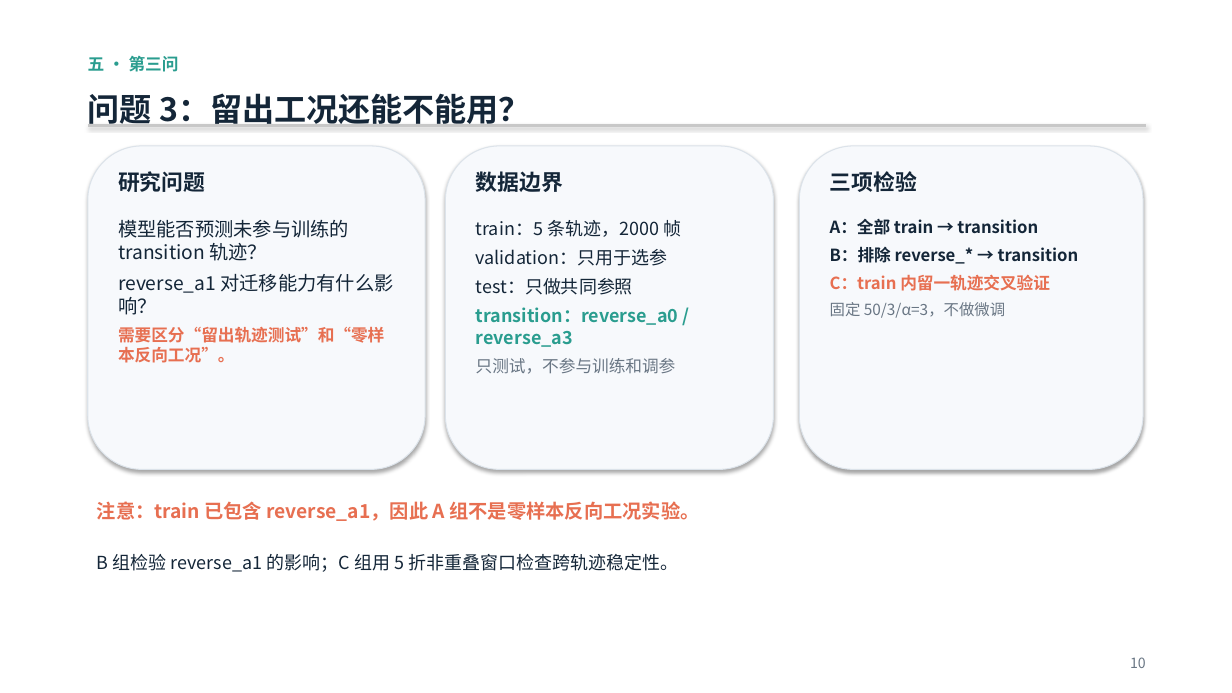
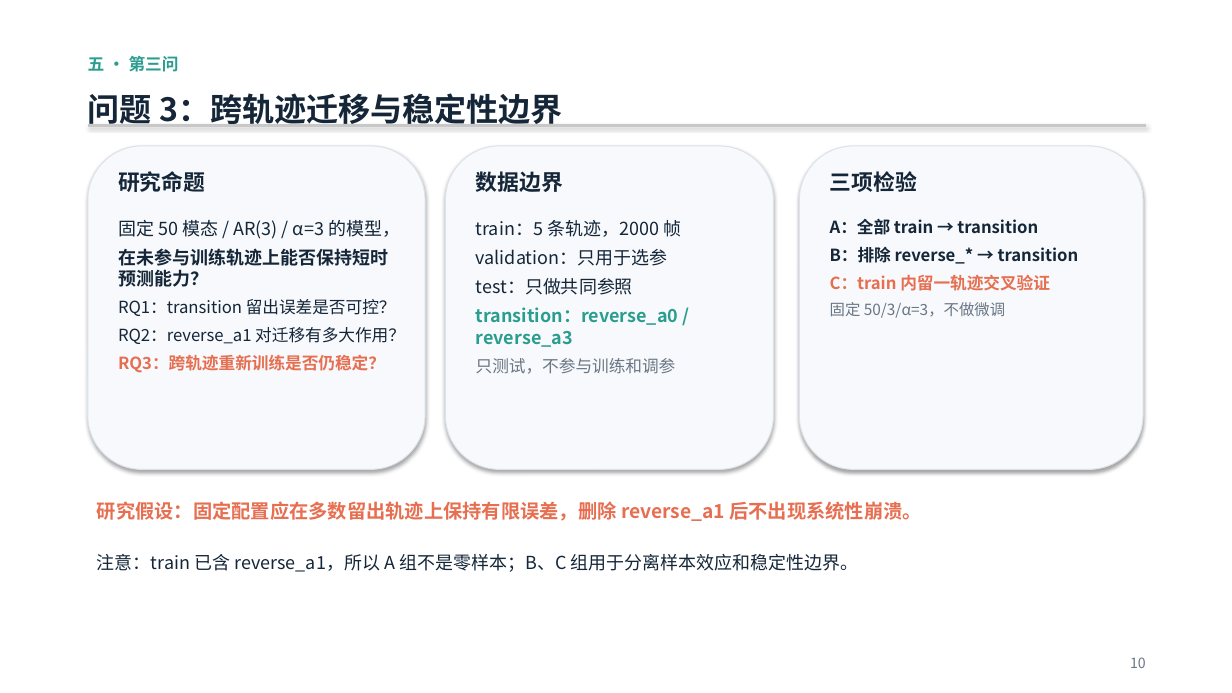
Before and after one commit to tuofeilun711/-A-, a slide deck: slide 10 of deliverables/A题_POD-AR_答辩汇报.pptx. Drawn at 1232x693 pixels with LibreOffice and Linux fonts; fonts in the diff are those of the drawing. Boxes give left, top, right and bottom in pixels: in the first picture for what was removed or moved away, otherwise in the second. Text is boxed around its words. In the diff, an @@ line names an element or a change of style, - is before the commit and + after.

```diff
--- a/deliverables/A题_POD-AR_答辩汇报.pptx
+++ b/deliverables/A题_POD-AR_答辩汇报.pptx
@@ text at [88,93,562,124]: text changed @@
-问题 3：留出工况还能不能用？
+问题 3：跨轨迹迁移与稳定性边界
@@ text at [118,171,205,192]: text changed @@
-研究问题
+研究命题
@@ text at [118,220,405,373]: text changed; size 15 to 13 pt @@
-模型能否预测未参与训练的 transition 轨迹？
-reverse_a1 对迁移能力有什么影响？
-需要区分“留出轨迹测试”和“零样本反向工况”。
+固定 50 模态 / AR(3) / α=3 的模型，
+在未参与训练轨迹上能否保持短时预测能力？
+RQ1：transition 留出误差是否可控？
+RQ2：reverse_a1 对迁移有多大作用？
+RQ3：跨轨迹重新训练是否仍稳定？
@@ text at [97,501,921,521]: text changed @@
-注意：train 已包含 reverse_a1，因此 A 组不是零样本反向工况实验。
+研究假设：固定配置应在多数留出轨迹上保持有限误差，删除 reverse_a1 后不出现系统性崩溃。
@@ text at [97,554,859,572]: text changed @@
-B 组检验 reverse_a1 的影响；C 组用 5 折非重叠窗口检查跨轨迹稳定性。
+注意：train 已含 reverse_a1，所以 A 组不是零样本；B、C 组用于分离样本效应和稳定性边界。
```
Also in this commit, not shown: 1 other slide changed.
